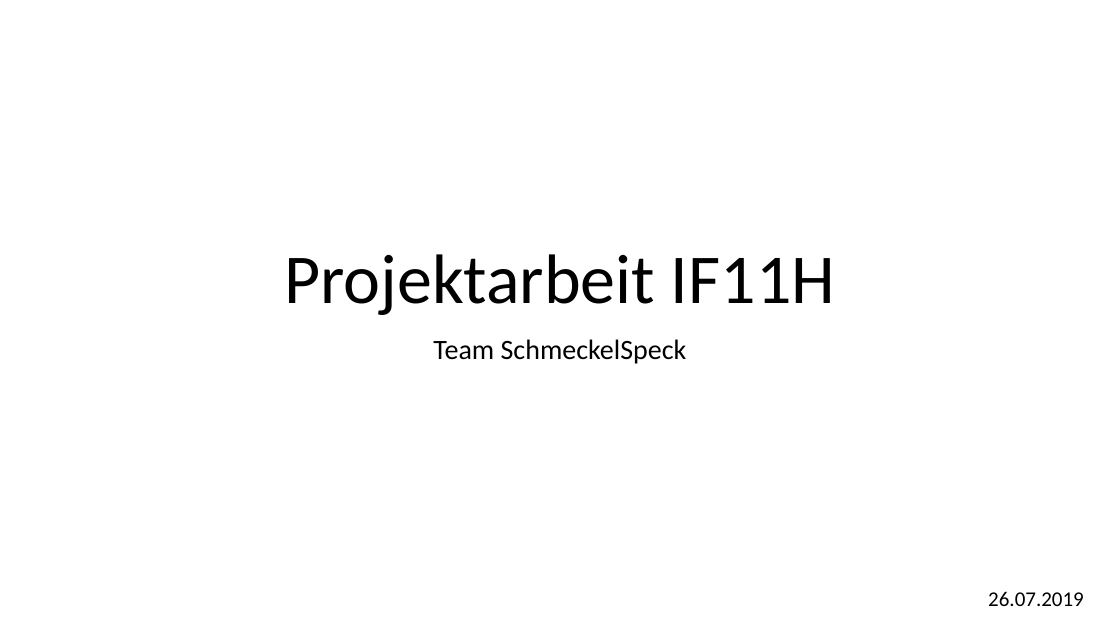
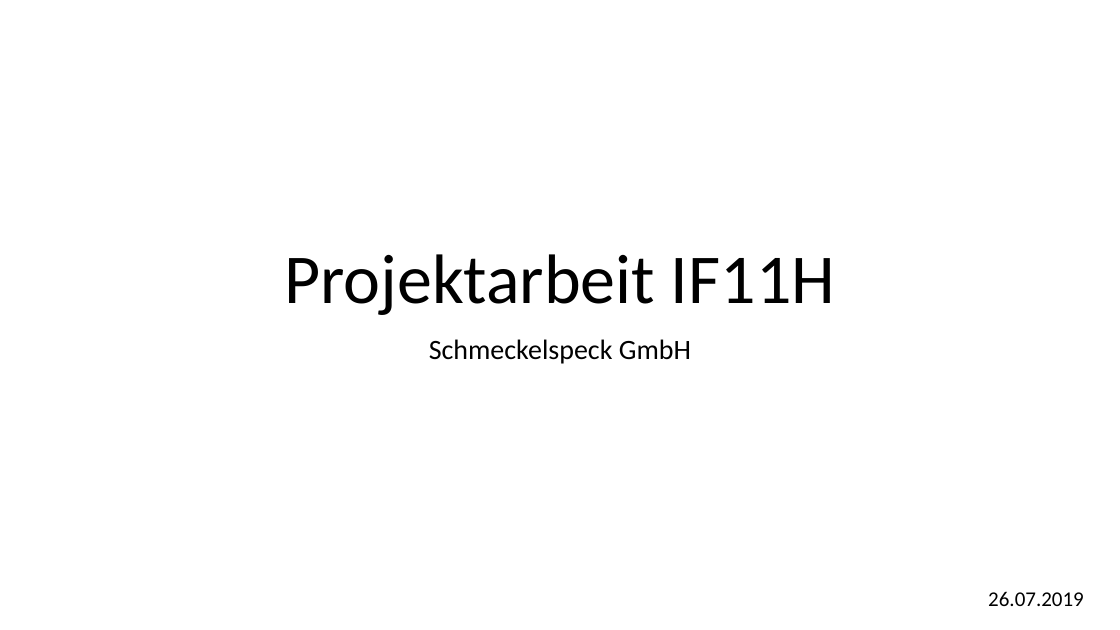
Before and after one commit to Schmeckelspeck/SchoolProject, a slide deck: slide 1 of presentation/Projektarbeit IF11H.pptx. Drawn at 1120x630 pixels with LibreOffice and Linux fonts; fonts in the diff are those of the drawing. Boxes give left, top, right and bottom in pixels: in the first picture for what was removed or moved away, otherwise in the second. Text is boxed around its words. In the diff, an @@ line names an element or a change of style, - is before the commit and + after.

```diff
--- a/presentation/Projektarbeit IF11H.pptx
+++ b/presentation/Projektarbeit IF11H.pptx
@@ subtitle at box(429, 339, 691, 364): text changed @@
-Team SchmeckelSpeck
+Schmeckelspeck GmbH
```
Also in this commit, not shown: 2 other files.
